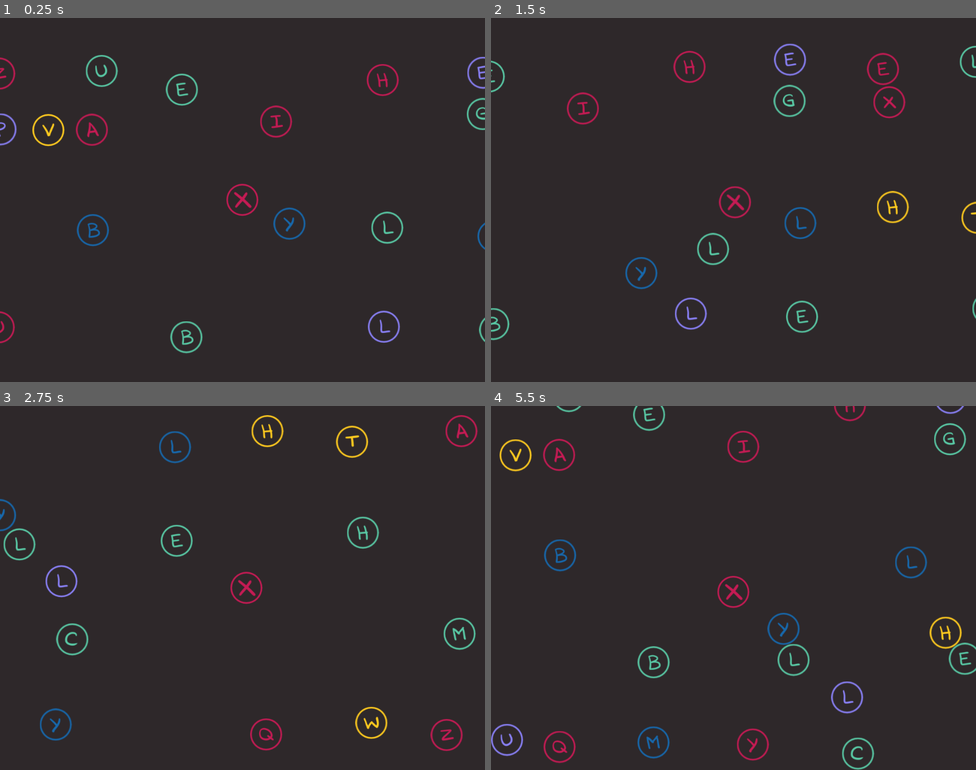
Above: before the commit, frames 1-4 (two rows, left to right).
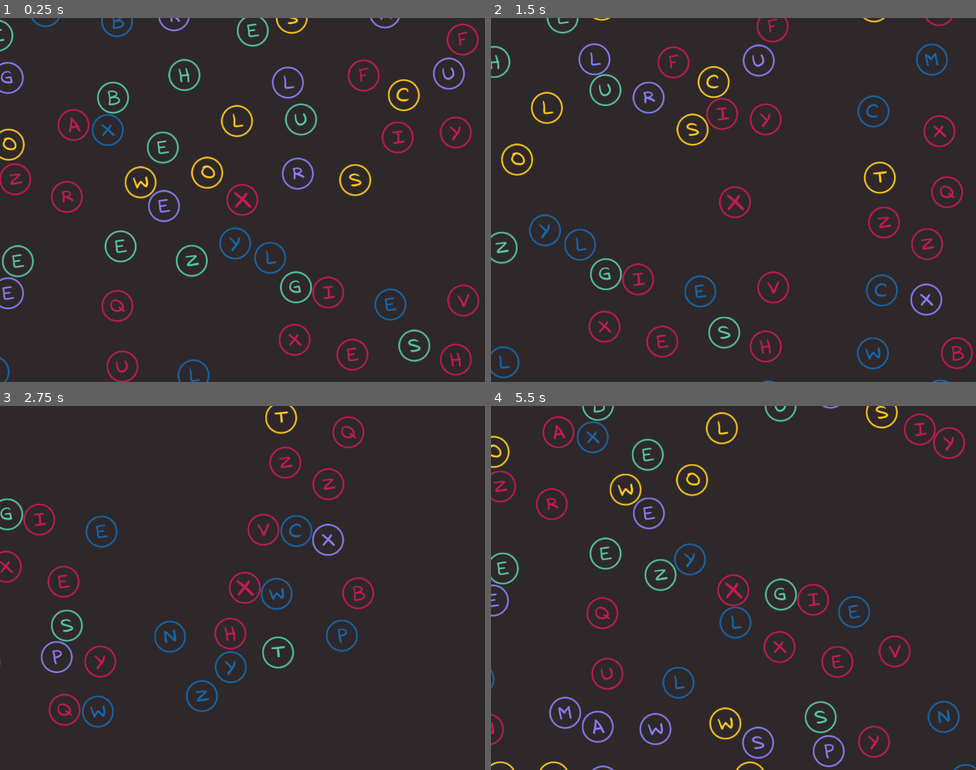
Above: after the commit, the same moments.

Repository: gontzalve/SSLS
Game: Godot game, scene res://scenes/game/main/main.tscn
Two runs of this game, one before a commit and one after it. Both use one fixed random seed, a clock stepped at 60 frames per second and the inputs below.
Inputs (mouse positions are in pixels of both pictures, inside the frame that each line leads up to):
- Up to frame 1 (0.25 s): no input
- Up to frame 2 (1.5 s): tap Enter at 0.5 s; move the mouse to (840, 181) at 0.52 s; hold D (move_right) 0.53-1.28 s; click (840, 181) at 0.6 s; move the mouse to (636, 218) at 1.27 s; hold S (move_down) from 1.28 s (still down); tap Mouse wheel up (zoom_in) at 1.35 s
- Up to frame 3 (2.75 s): move the mouse to (291, 507) at 2.02 s; release S (move_down) at 2.03 s; hold D (move_right) from 2.03 s (still down); tap Mouse wheel down (zoom_out) at 2.1 s
- Up to frame 4 (5.5 s): move the mouse to (709, 660) at 2.77 s; release D (move_right) at 2.78 s; hold W (move_up) 2.78-3.53 s; click (709, 660) at 2.85 s; move the mouse to (879, 642) at 3.52 s; hold A (move_left) 3.53-5.03 s; tap Mouse wheel up (zoom_in) at 3.6 s; move the mouse to (588, 533) at 4.27 s; tap Mouse wheel down (zoom_out) at 4.35 s; move the mouse to (757, 588) at 5.02 s; hold S (move_down) from 5.03 s (still down); click (757, 588) at 5.1 s

The runs differ from the first frame. In frame 1, 9.2% of the frame differs, in the area x 0-100%, y 0-100%; in frame 2, 8.1%; in frame 3, 6.4%; in frame 4, 9.5%.

Commit message:
Add main_controller.gd and position player in center of grid

Diff:
--- a/scenes/game/levels/level.gd
+++ b/scenes/game/levels/level.gd
@@ -5,7 +5,7 @@
 
 var letters: Array[Node2D]
 
-const LETTER_COUNT: int = 100
+const LETTER_COUNT: int = 120
 
 
 func _ready() -> void:
@@ -16,6 +16,10 @@
 
 func _process(_delta: float) -> void:
 	pass
+
+
+func get_center_cell_pos() -> Vector2:
+	return $LevelGrid.get_center_cell_world_pos()
 
 
 func _initialize_grid() -> void:
--- a/scenes/game/levels/level_grid.gd
+++ b/scenes/game/levels/level_grid.gd
@@ -1,13 +1,13 @@
 extends Node2D
 
-const CELL_SIZE: int = 96
+const CELL_SIZE: int = 112
 const LETTER_SIZE: int = 64
 
-const GRID_ROWS: int = 10
-const GRID_COLUMNS: int = 14
+const GRID_ROWS: int = 11
+const GRID_COLUMNS: int = 15
 
-const DOUBLE_CELL_ROWS: int = 8
-const DOUBLE_CELL_COLUMNS: int = 10
+const DOUBLE_CELL_ROWS: int = 0
+const DOUBLE_CELL_COLUMNS: int = 0
 
 var grid: Array
 var row_sections: Array
@@ -17,6 +17,13 @@
 func initialize() -> void:
 	_initialize_grid()
 	_initialize_sections()
+
+
+func get_center_cell_world_pos() -> Vector2:
+	var center_row: int = (GRID_ROWS - 1) / 2
+	var center_column: int = (GRID_COLUMNS - 1) / 2
+	return get_world_position_for_cell(Vector2(center_row, center_column))
+
 
 func set_cell_as_occupied(cell_grid_pos: Vector2i) -> void:
 	if not _is_cell_position_valid(cell_grid_pos):
--- a/scenes/game/main/main.tscn
+++ b/scenes/game/main/main.tscn
@@ -1,15 +1,18 @@
-[gd_scene load_steps=4 format=3 uid="uid://cnkavhuprclg4"]
+[gd_scene load_steps=5 format=3 uid="uid://cnkavhuprclg4"]
 
 [ext_resource type="PackedScene" uid="uid://duqk6nnpkjlh1" path="res://scenes/game/levels/level.tscn" id="1_dps4s"]
+[ext_resource type="Script" path="res://scenes/game/main/main_controller.gd" id="1_e8hqi"]
 [ext_resource type="Script" path="res://scenes/game/main/main_camera.gd" id="1_niu8u"]
 [ext_resource type="PackedScene" uid="uid://cj0w5dwyhcvv8" path="res://scenes/game/player/player.tscn" id="2_cg2un"]
 
 [node name="main" type="Node2D"]
+script = ExtResource("1_e8hqi")
 
 [node name="Camera2D" type="Camera2D" parent="."]
 script = ExtResource("1_niu8u")
 
 [node name="Level" parent="." instance=ExtResource("1_dps4s")]
+unique_name_in_owner = true
 
 [node name="Player" parent="." instance=ExtResource("2_cg2un")]
 unique_name_in_owner = true
--- a/scenes/game/main/main_camera.gd
+++ b/scenes/game/main/main_camera.gd
@@ -82,7 +82,6 @@
 		current_zoom_transition = detected_zoom_transition
 	zoom_detection_timer += delta * ZOOM_SENSIBILITY
 	if zoom_detection_timer >= ZOOM_DETECTION_TIME:
-		print("DETECTED ZOOM")
 		if detected_input == 1:
 			_zoom_in()
 		else:
--- /dev/null
+++ b/scenes/game/main/main_controller.gd
@@ -0,0 +1,9 @@
+extends Node2D
+
+
+func _ready() -> void:
+	%Player.position = %Level.get_center_cell_pos()
+
+
+func _process(_delta: float) -> void:
+	pass
